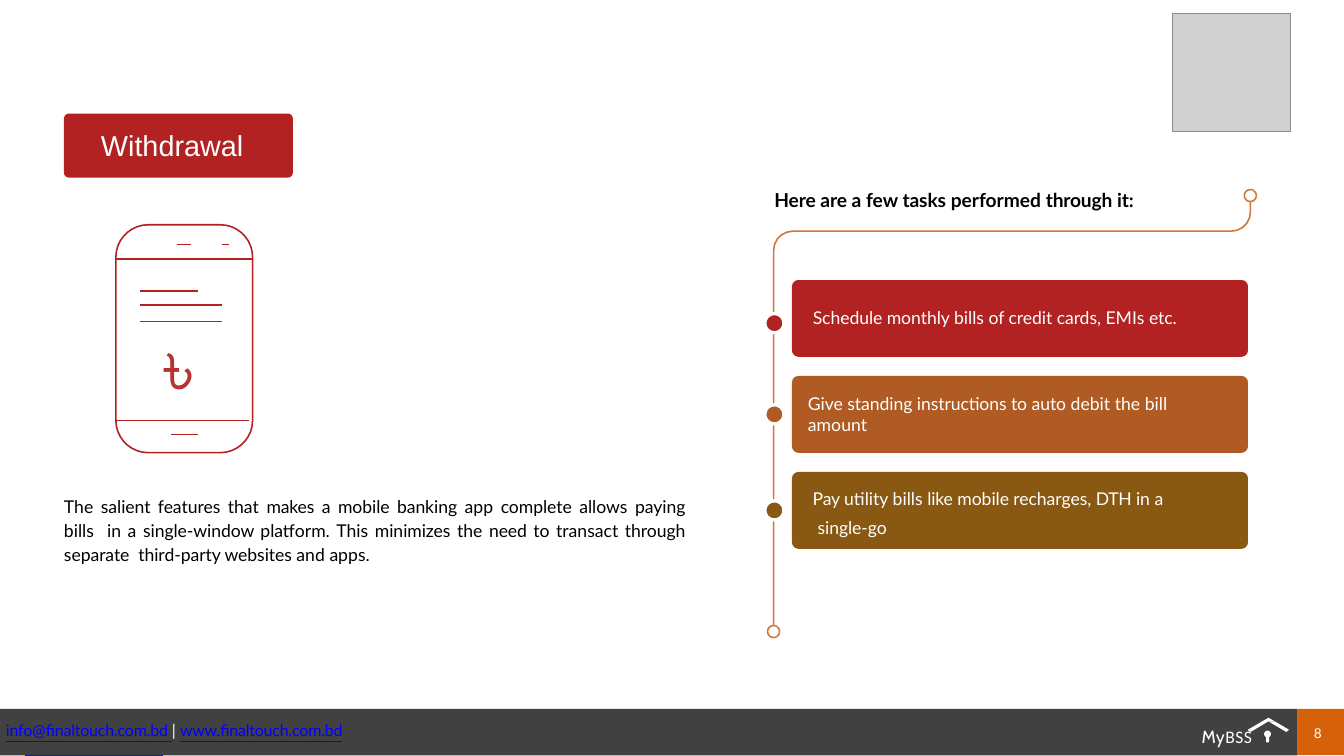
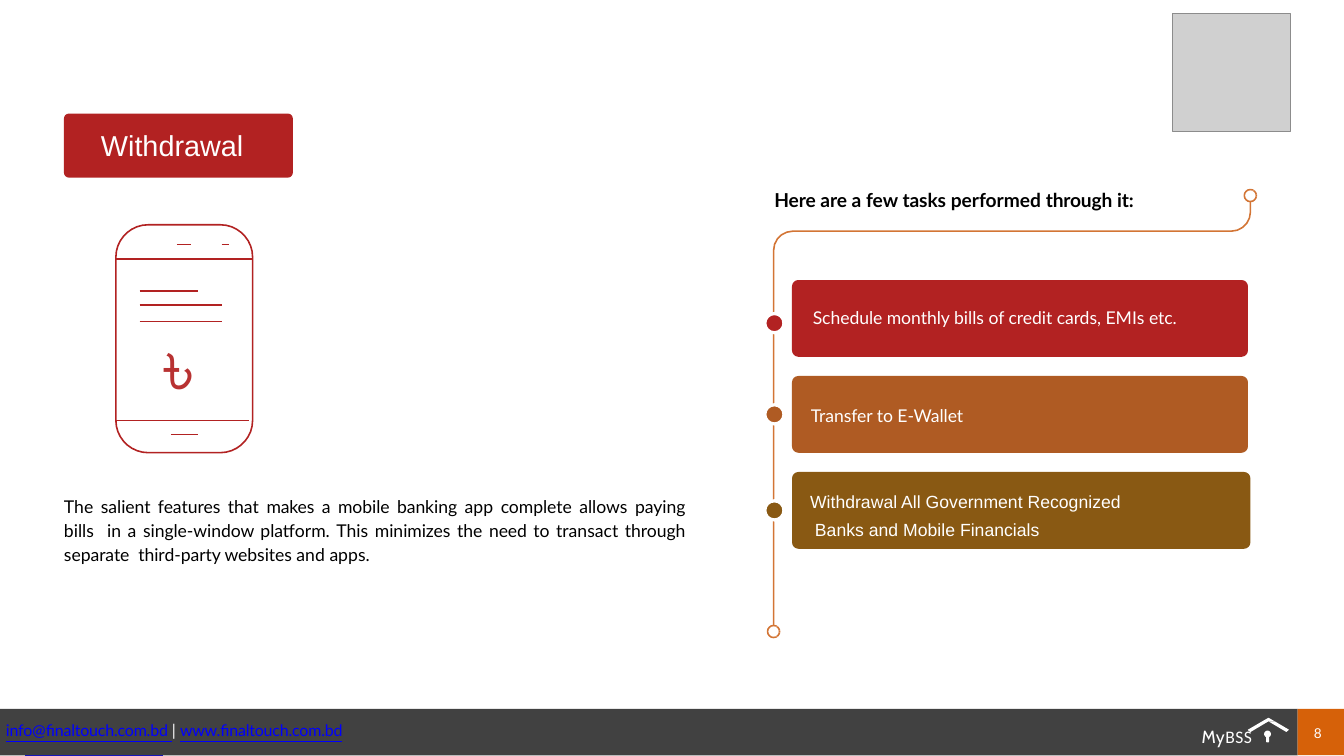
Before and after one commit to F4faysal/Bohumukhi-Somobai-somiti, a slide deck: slide 8 of APP.ppsx. Drawn at 1344x756 pixels with LibreOffice and Linux fonts; fonts in the diff are those of the drawing; grey boxes stand for pictures. Boxes give left, top, right and bottom in pixels: in the first picture for what was removed or moved away, otherwise in the second. Text is boxed around its words. In the diff, an @@ line names an element or a change of style, - is before the commit and + after.

```diff
--- a/APP.ppsx
+++ b/APP.ppsx
@@ text at (811, 409, 963, 422): text changed @@
-Give standing instructions to auto debit the bill amount
+Transfer to E-Wallet
@@ freeform shape at (792, 472, 1251, 549): outline redrawn @@
@@ text at (810, 495, 1121, 536): text changed; font Lato to Arial @@
-Pay utility bills like mobile recharges, DTH in a single-go
+Withdrawal All Government Recognized Banks and Mobile Financials
```
Also in this commit, not shown: 7 other slides changed, 3 slides removed, 4 other files.
